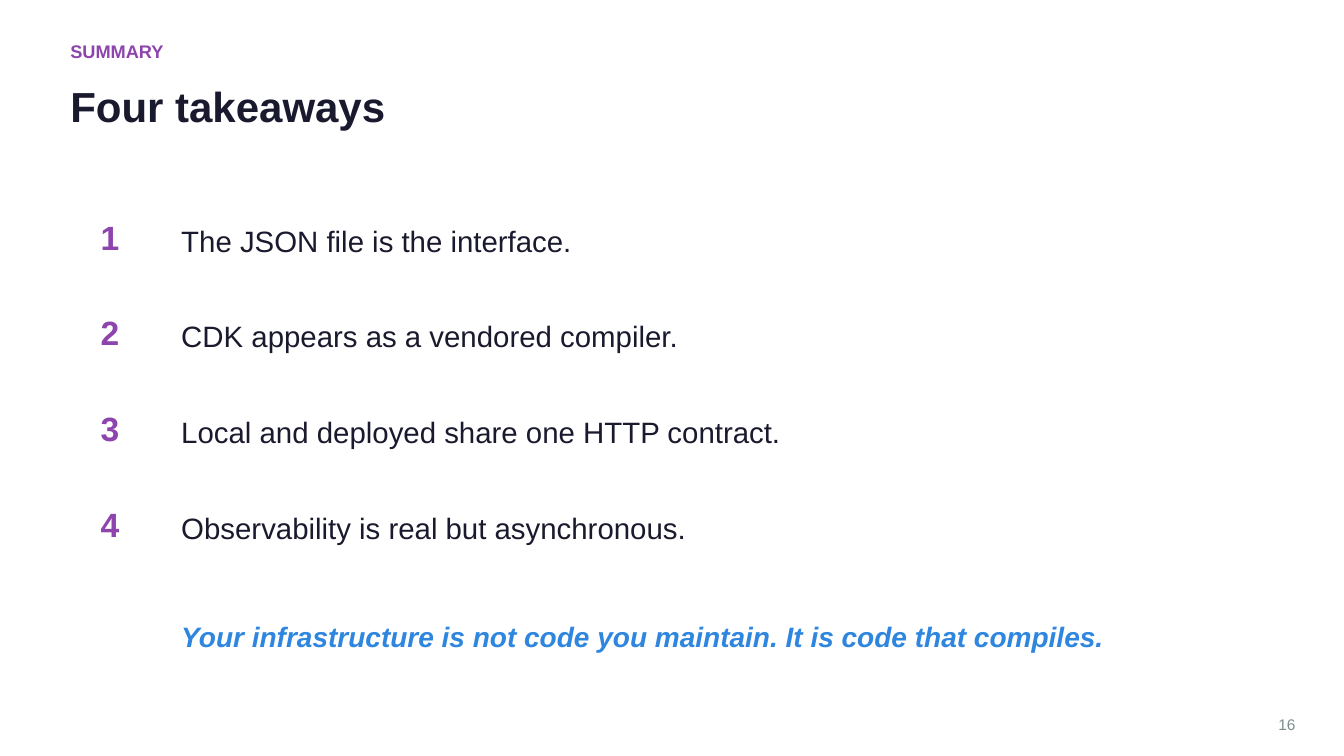
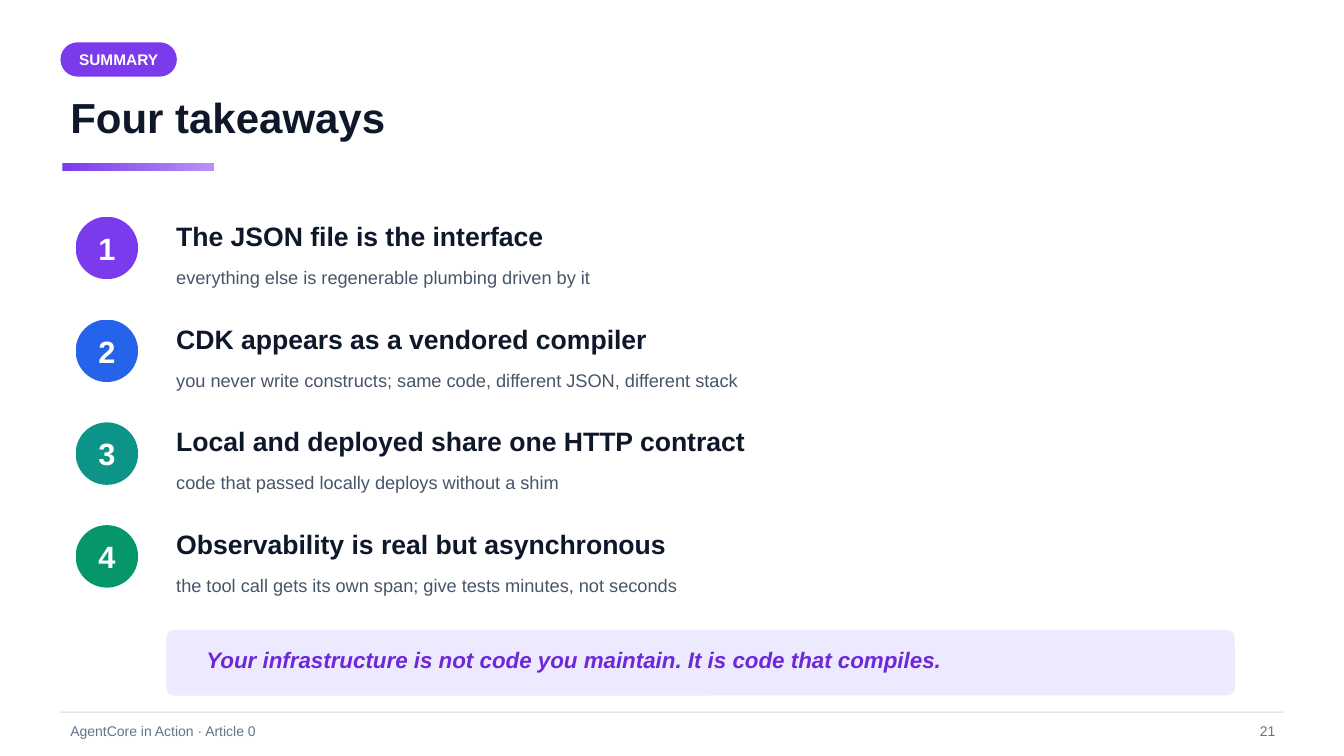
Before and after one commit to pinxiong/bedrock-agentcore-in-action, a slide deck: slide 21 of articles/decks/aws-agentcore-under-the-hood.pptx (slide 16 before the commit). Drawn at 1344x756 pixels with LibreOffice and Linux fonts; fonts in the diff are those of the drawing. Boxes give left, top, right and bottom in pixels: in the first picture for what was removed or moved away, otherwise in the second. Text is boxed around its words. In the diff, an @@ line names an element or a change of style, - is before the commit and + after.

Commit message:
a0 revision v2: vivid design system, env-first step-by-step structure, screenshot spots
- figures: 8 figures (new F0 command map), vivid palette, shadows, gradients,
  8 distinct layouts; reused across en/zh articles and deck
- en article: env checklist up front, steps 1-5 with real commands+outputs,
  6 screenshot spots, sanitized account id
- zh article: same structure, same figures, screenshot spots
- deck: 23 slides, dark gradient title/divider/closing slides, kicker chips,
  accent underlines, dark code panels, LIVE DEMO chips, number badges
- PLAN.md: v2 figure/ppt specs + screenshot-spot convention

```diff
--- a/articles/decks/aws-agentcore-under-the-hood.pptx
+++ b/articles/decks/aws-agentcore-under-the-hood.pptx
@@ rounded rectangle "SUMMARY" resized from (x1=70, y1=45, x2=163, y2=58) to (x1=60, y1=42, x2=177, y2=77) @@
@@ rounded rectangle "SUMMARY" at (x1=60, y1=42, x2=177, y2=77): size 13 to 11 pt, text colour #8E44AD to #FFFFFF; alignment left to centre; vertical alignment top to middle; fill none to #7C3AED @@
@@ text "Four takeaways" moved from (x1=70, y1=91, x2=385, y2=131) to (x1=70, y1=102, x2=385, y2=142) @@
@@ text "Four takeaways" at (x1=70, y1=102, x2=385, y2=142): text colour #1A1A2E to #0F172A @@
@@ rectangle added at (x1=63, y1=163, x2=214, y2=170), fill gradient #7C3AED to #B692F5 @@
@@ ellipse "1" resized from (x1=101, y1=227, x2=120, y2=250) to (x1=76, y1=217, x2=138, y2=279) @@
@@ ellipse "1" at (x1=76, y1=217, x2=138, y2=279): size 24 to 22 pt, text colour #8E44AD to #FFFFFF; alignment left to centre; vertical alignment top to middle; fill none to #7C3AED @@
@@ text at (x1=176, y1=226, x2=544, y2=247): text changed; size 21 to 19 pt; text colour #1A1A2E to #0F172A; bold on @@
-The JSON file is the interface.
+The JSON file is the interface
@@ text added at (x1=176, y1=271, x2=590, y2=288), 13 pt, text #475569 @@
+everything else is regenerable plumbing driven by it
@@ ellipse "2" resized from (x1=101, y1=321, x2=120, y2=345) to (x1=76, y1=320, x2=138, y2=382) @@
@@ ellipse "2" at (x1=76, y1=320, x2=138, y2=382): size 24 to 22 pt, text colour #8E44AD to #FFFFFF; alignment left to centre; vertical alignment top to middle; fill none to #2563EB @@
@@ text at (x1=176, y1=329, x2=647, y2=354): text changed; size 21 to 19 pt; text colour #1A1A2E to #0F172A; bold on @@
-CDK appears as a vendored compiler.
+CDK appears as a vendored compiler
@@ text added at (x1=176, y1=374, x2=737, y2=391), 13 pt, text #475569 @@
+you never write constructs; same code, different JSON, different stack
@@ ellipse "3" resized from (x1=101, y1=417, x2=120, y2=442) to (x1=76, y1=422, x2=138, y2=485) @@
@@ ellipse "3" at (x1=76, y1=422, x2=138, y2=485): size 24 to 22 pt, text colour #8E44AD to #FFFFFF; alignment left to centre; vertical alignment top to middle; fill none to #0D9488 @@
@@ text at (x1=176, y1=431, x2=745, y2=457): text changed; size 21 to 19 pt; text colour #1A1A2E to #0F172A; bold on @@
-Local and deployed share one HTTP contract.
+Local and deployed share one HTTP contract
@@ text added at (x1=176, y1=476, x2=558, y2=493), 13 pt, text #475569 @@
+code that passed locally deploys without a shim
@@ ellipse "4" resized from (x1=101, y1=514, x2=120, y2=537) to (x1=76, y1=525, x2=138, y2=588) @@
@@ ellipse "4" at (x1=76, y1=525, x2=138, y2=588): size 24 to 22 pt, text colour #8E44AD to #FFFFFF; alignment left to centre; vertical alignment top to middle; fill none to #059669 @@
@@ text at (x1=176, y1=534, x2=665, y2=560): text changed; size 21 to 19 pt; text colour #1A1A2E to #0F172A; bold on @@
-Observability is real but asynchronous.
+Observability is real but asynchronous
@@ text added at (x1=176, y1=579, x2=677, y2=596), 13 pt, text #475569 @@
+the tool call gets its own span; give tests minutes, not seconds
@@ rounded rectangle added at (x1=166, y1=630, x2=1235, y2=696), fill #EDE9FE @@
@@ text "Your infrastructure is not code ..." moved from (x1=181, y1=626, x2=1103, y2=652) to (x1=206, y1=651, x2=941, y2=673) @@
@@ text "Your infrastructure is not code ..." at (x1=206, y1=651, x2=941, y2=673): size 20 to 16 pt, text colour #2E86DE to #6D28D9 @@
@@ rectangle added at (x1=60, y1=712, x2=1284, y2=713), fill #CBD5E1 @@
@@ text removed at (x1=1278, y1=719, x2=1295, y2=730) @@
-16
@@ text added at (x1=70, y1=726, x2=256, y2=739), 10 pt, text #64748B @@
+AgentCore in Action · Article 0
@@ text added at (x1=1260, y1=726, x2=1276, y2=736), 10 pt, text #64748B @@
+21
```
Also in this commit, not shown: 10 other slides changed, 12 slides added, 6 slides removed, 21 other files.
